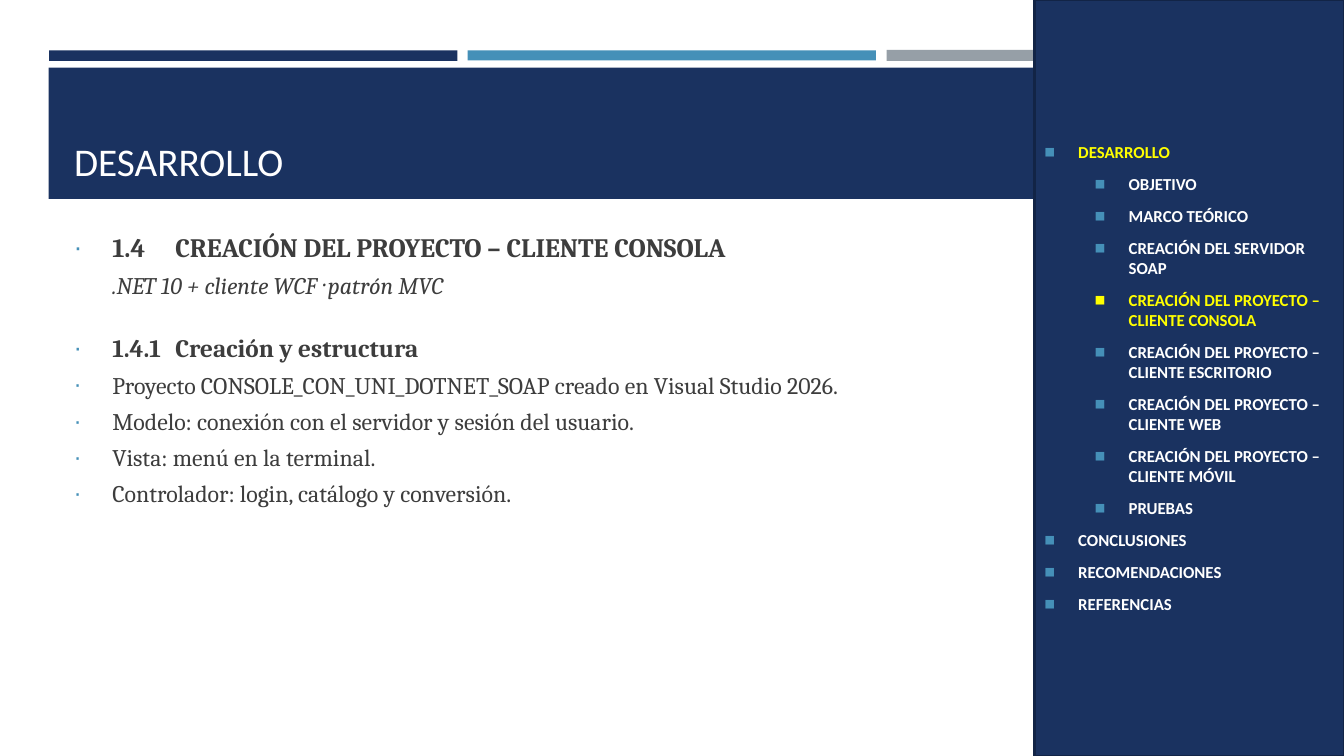
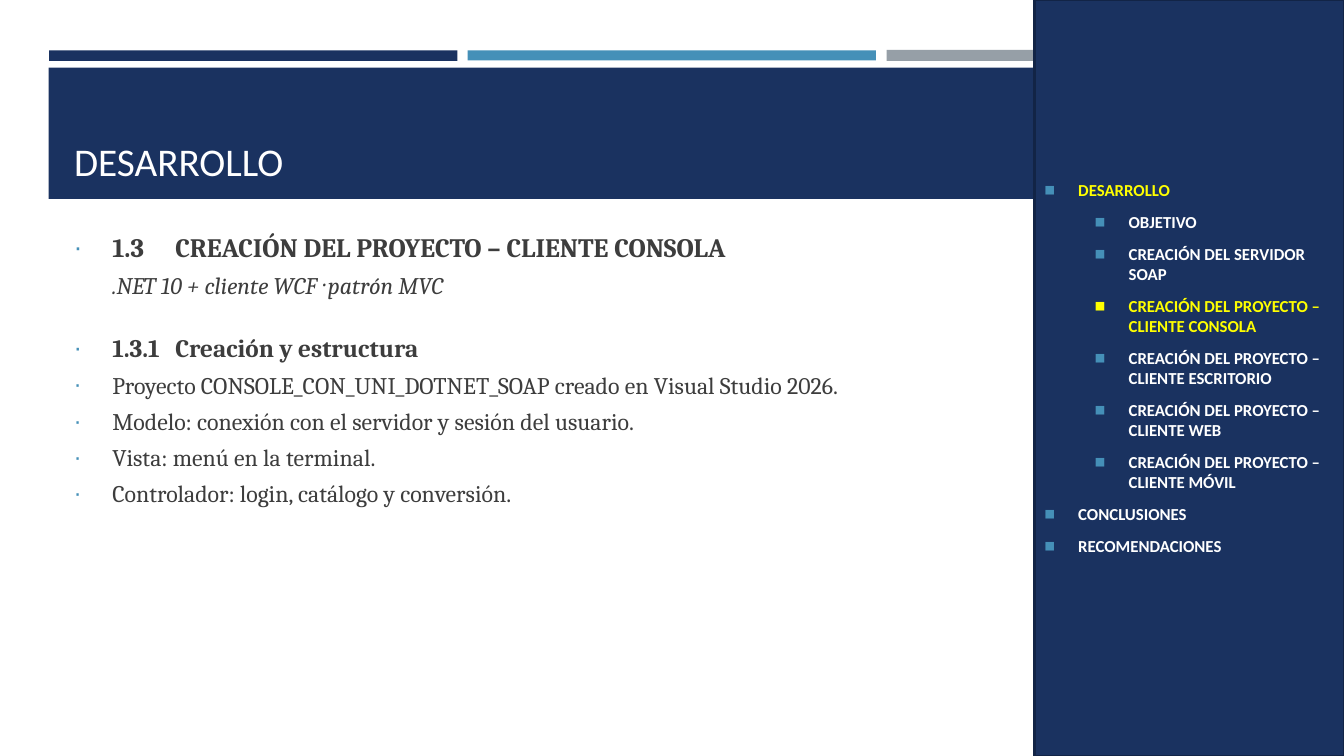
Before and after one commit to IMarcusDev/TI.1.2.-PAO202651_SOAP_DOTNET_SINBDD_NRC_36883_GR04, a slide deck: slide 10 of 05. DOCUMENTACION/PRESENTACION TI.1.2. SOAP sin BDD en DOTNET GR4.pptx (slide 14 before the commit). Drawn at 1344x756 pixels with LibreOffice and Linux fonts; fonts in the diff are those of the drawing. Boxes give left, top, right and bottom in pixels: in the first picture for what was removed or moved away, otherwise in the second. Text is boxed around its words. In the diff, an @@ line names an element or a change of style, - is before the commit and + after.

```diff
--- a/05. DOCUMENTACION/PRESENTACION TI.1.2. SOAP sin BDD en DOTNET GR4.pptx
+++ b/05. DOCUMENTACION/PRESENTACION TI.1.2. SOAP sin BDD en DOTNET GR4.pptx
@@ text in rectangle at [1129, 209, 1249, 222]: paragraph removed @@
-  ◼ MARCO TEÓRICO
@@ text at [112, 233, 725, 258]: text changed @@
-∙ 1.4 CREACIÓN DEL PROYECTO – CLIENTE CONSOLA
+∙ 1.3 CREACIÓN DEL PROYECTO – CLIENTE CONSOLA
@@ text at [112, 339, 418, 363]: text changed @@
-∙ 1.4.1 Creación y estructura
+∙ 1.3.1 Creación y estructura
@@ text in rectangle at [1129, 503, 1193, 514]: paragraph removed @@
-  ◼ PRUEBAS
@@ text in rectangle at [1078, 599, 1172, 610]: paragraph removed @@
-◼ REFERENCIAS
```
Also in this commit, not shown: 21 other slides changed, 7 slides removed.
